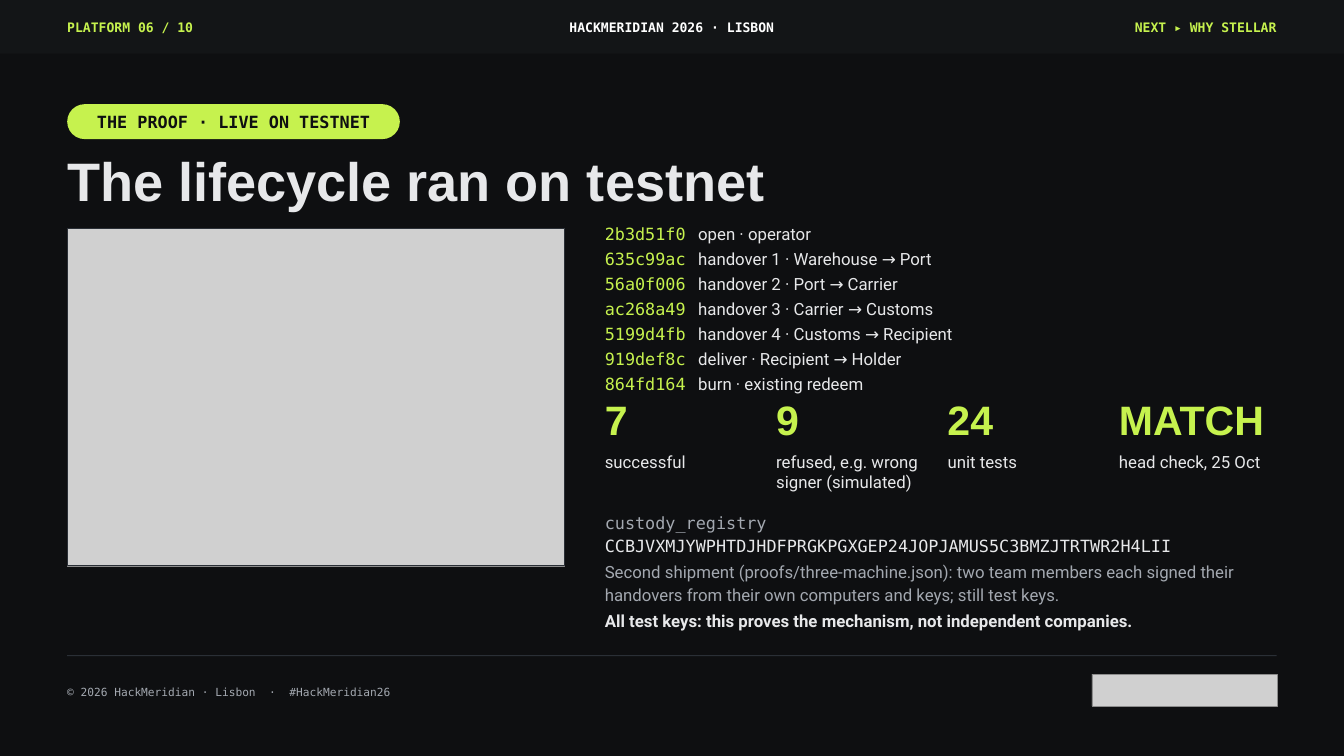
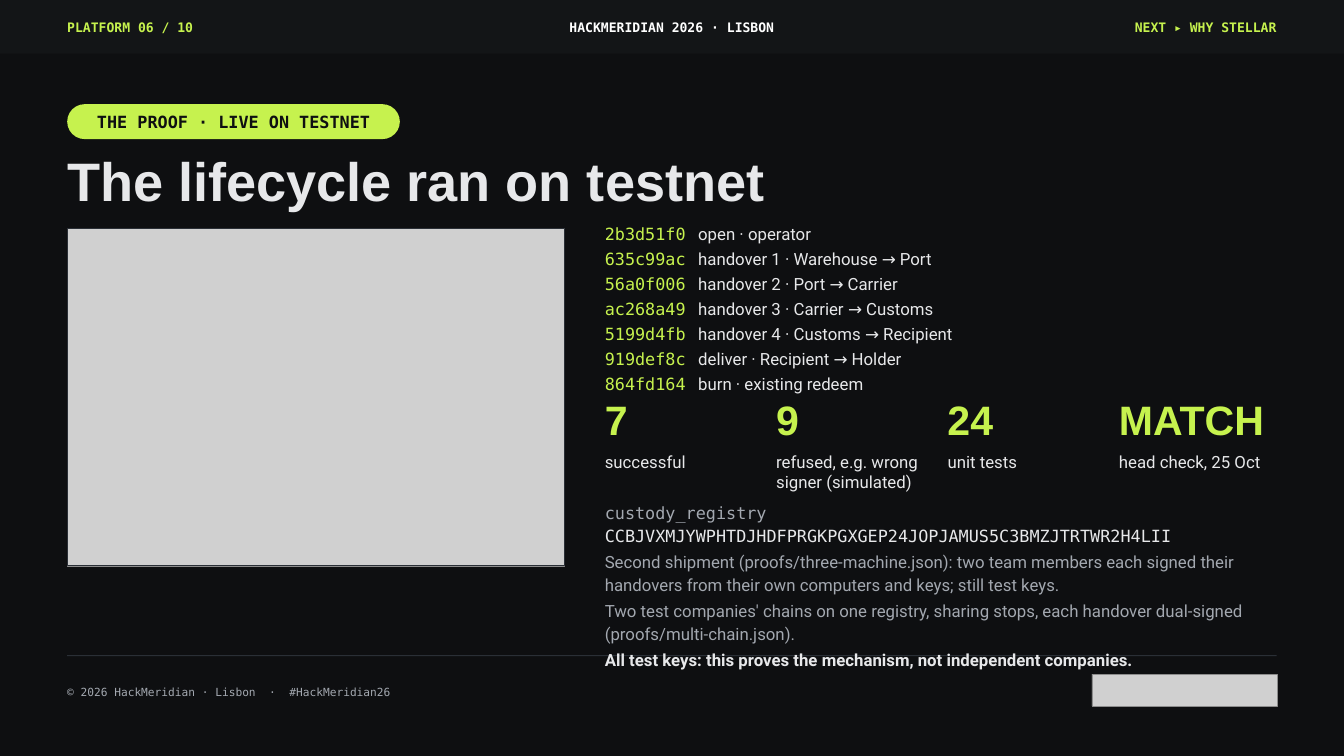
Before and after one commit to pwsaragossy/hackmeridian-cos, a slide deck: slide 6 of projects/hackmeridian-rail/deck/radox-custody-rail.pptx. Drawn at 1344x756 pixels with LibreOffice and Linux fonts; fonts in the diff are those of the drawing; grey boxes stand for pictures. Boxes give left, top, right and bottom in pixels: in the first picture for what was removed or moved away, otherwise in the second. Text is boxed around its words. In the diff, an @@ line names an element or a change of style, - is before the commit and + after.

```diff
--- a/projects/hackmeridian-rail/deck/radox-custody-rail.pptx
+++ b/projects/hackmeridian-rail/deck/radox-custody-rail.pptx
@@ text "custody_registry CCBJVXMJYWPHTDJHDFPRGKPGXGEP24JOPJAMUS5C3BM ...": place and size @@
-text "custody_registry CCBJVXMJYWPHTDJHDFPRGKPGXGEP24JOPJAMUS5C3BM ..." at <box>605,516,1234,631</box>
+text "custody_registry CCBJVXMJYWPHTDJHDFPRGKPGXGEP24JOPJAMUS5C3BM ..." at <box>605,506,1242,670</box>
@@ text at <box>605,604,1242,644</box>: paragraph added @@
+Two test companies' chains on one registry, sharing stops, each handover dual-signed (proofs/multi-chain.json).
```
Also in this commit, not shown: 1 other slide changed, 2 other files.
